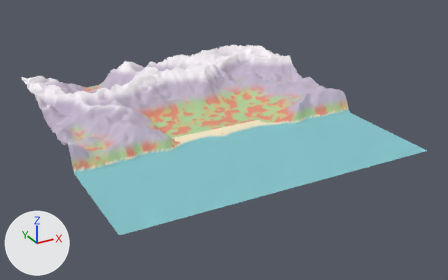
Two versions of the glTF model public/models/mundo-terreno.glb, one commit apart.
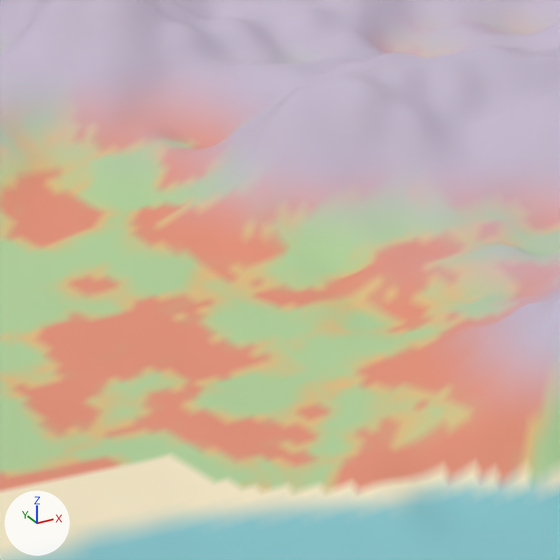
Old and new are each drawn whole from a 50 mm camera at (-5338.0, -10347.0, 4738.0) aimed at (155.0, -359.0, -256.0) and again close up on the part from 54% to 66% of the width and 27% to 46% of the height. Every picture has the same lights, and +X, +Y and +Z are marked at lower left. The last two pictures show the newer version. Where no turn or scale is listed for an object, it has been applied to the vertices.

The first close-up shows 'Relevo'.
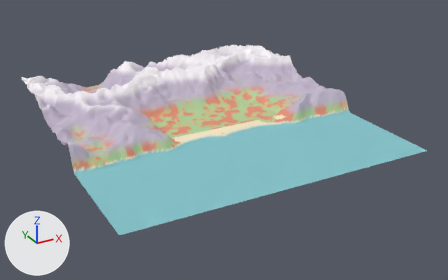
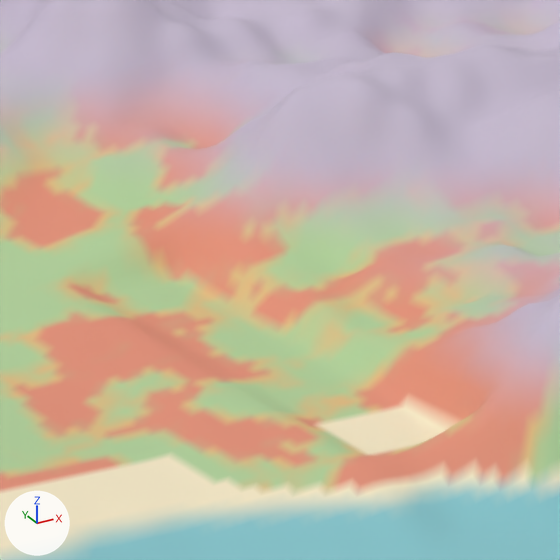
Where the change shows, as pixel boxes (x1, y1, x2, y2) in the close-ups (560 x 560 px; the box of a moved part takes in the faces that stretch with it):
part 1 of me_terreno, moved or reshaped: (57, 219, 505, 468) in both
part 2 of me_terreno, recoloured: before (312, 380, 465, 448); after (312, 392, 464, 456)
part 3 of me_terreno, recoloured: before (324, 382, 453, 433); after (324, 411, 444, 449)

The change, as a list of edits to the scene's bpy script:
```text
Change me_terreno:
    where me_terreno.from_pydata(...)  # 48841 vertices, 96800 faces; spans x -3000.0..3000.0, y -3000.0..3000.0, z -60.0..645.0
    used by ob_relevo; location = (0.0, 0.0, 0.0)
    me_terreno part 1: 512 of 48841 vertices moved; they spanned x 1282.0..1582.0, y -573.0..573.0, z 24.0..118.0 and now span x 1282.0..1582.0, y -573.0..573.0, z 4.0..111.0; mean shift (0.0, 0.0, -33.0); largest move (1527.0, -491.0, 87.0) -> (1527.0, -491.0, 6.0)
    me_terreno part 2: 62 faces centred in x 1318.0..1545.0, y -564.0..-309.0, z 31.0..95.0 are repainted in the vertex colours; the middle colour goes from beige #dd9a7d to beige #f5e9c7
    me_terreno part 3: 85 faces centred in x 1318.0..1518.0, y -500.0..-309.0, z 33.0..84.0 are repainted in the vertex colours; the middle colour goes from beige #c7c78f to beige #f5e9c7
```
